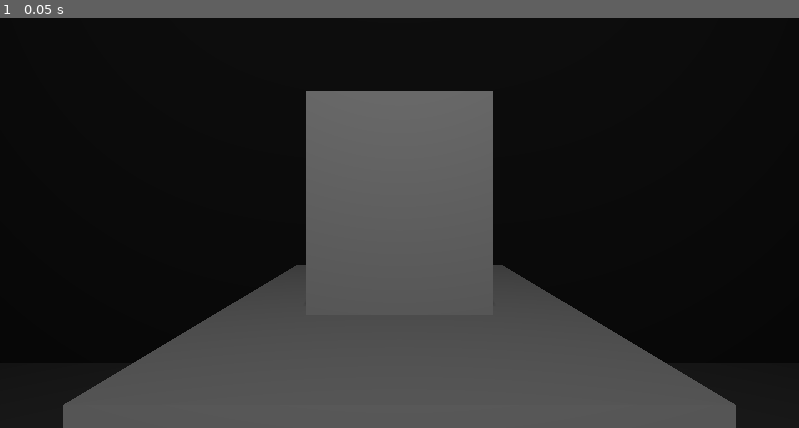
Above: before the commit, frame 1.
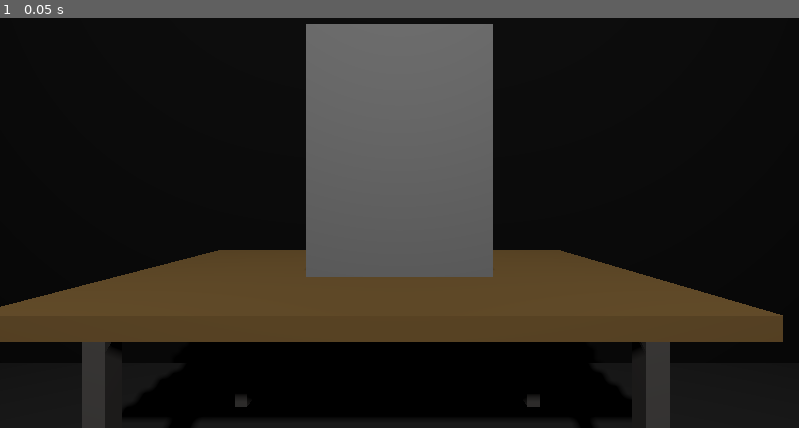
Above: after the commit, the same moment.

Repository: 69ShadesOfPeanut/Practice-Jam-3
Game: Godot game, scene res://Scenes/office.tscn
Two runs of this game, one before a commit and one after it. Both use one fixed random seed, a clock stepped at 60 frames per second and the inputs below. Before the commit the project has no main scene; this scene is started directly in both runs.
Inputs:
- Up to frame 1 (0.05 s): no input

The runs differ from the first frame. In frame 1, 36% of the frame differs, in the area x 0-98%, y 1-100%.

Commit message:
Table
Added table to the game

Diff:
--- a/Scenes/office.tscn
+++ b/Scenes/office.tscn
@@ -1,4 +1,6 @@
 [gd_scene load_steps=8 format=3 uid="uid://dd5decral8i2o"]
+
+[ext_resource type="PackedScene" uid="uid://dembvtu0un560" path="res://Imports/table.glb" id="1_rbkf7"]
 
 [sub_resource type="StandardMaterial3D" id="StandardMaterial3D_dhmp2"]
 albedo_color = Color(0.205117, 0.205117, 0.205117, 1)
@@ -13,9 +15,6 @@
 [sub_resource type="BoxMesh" id="BoxMesh_6tcwe"]
 material = SubResource("StandardMaterial3D_ykn4p")
 size = Vector3(5, 2, 0.1)
-
-[sub_resource type="BoxMesh" id="BoxMesh_0xorw"]
-size = Vector3(1, 0.5, 1)
 
 [sub_resource type="BoxMesh" id="BoxMesh_6xli4"]
 size = Vector3(0.5, 0.7, 0.3)
@@ -63,12 +62,11 @@
 
 [node name="Objects" type="Node3D" parent="Level"]
 
-[node name="Table" type="MeshInstance3D" parent="Level/Objects"]
-transform = Transform3D(1, 0, 0, 0, 1, 0, 0, 0, 1, 0, 0.280137, -2)
-mesh = SubResource("BoxMesh_0xorw")
+[node name="table" parent="Level/Objects" instance=ExtResource("1_rbkf7")]
+transform = Transform3D(-1.74846e-08, 0, -0.4, 0, 0.4, 0, 0.4, 0, -1.74846e-08, -0.0435683, -2.38419e-07, -1.94114)
 
 [node name="Monitor" type="MeshInstance3D" parent="Level/Objects"]
-transform = Transform3D(1, 0, 0, 0, 1, 0, 0, 0, 1, 0, 0.782403, -2)
+transform = Transform3D(1, 0, 0, 0, 1, 0, 0, 0, 1, 0, 0.960698, -2)
 mesh = SubResource("BoxMesh_6xli4")
 
 [node name="Chair" type="MeshInstance3D" parent="Level/Objects"]
--- /dev/null
+++ b/Textures/SimpleOffice.tres
@@ -0,0 +1,6 @@
+[gd_resource type="StandardMaterial3D" load_steps=2 format=3 uid="uid://dmo3ktj8566nw"]
+
+[ext_resource type="Texture2D" uid="uid://57msiu2hrivf" path="res://Textures/SimpleOffice.png" id="1_ndhem"]
+
+[resource]
+albedo_texture = ExtResource("1_ndhem")
--- a/project.godot
+++ b/project.godot
@@ -11,6 +11,7 @@
 [application]
 
 config/name="Practice Jam 3"
+run/main_scene="res://Scenes/office.tscn"
 config/features=PackedStringArray("4.2", "GL Compatibility")
 config/icon="res://icon.svg"
 
Binary file added: Imports/table.glb
Not shown, added: Imports/table.glb.import
Binary file added: Textures/SimpleOffice.png
Not shown, added: Textures/SimpleOffice.png.import
